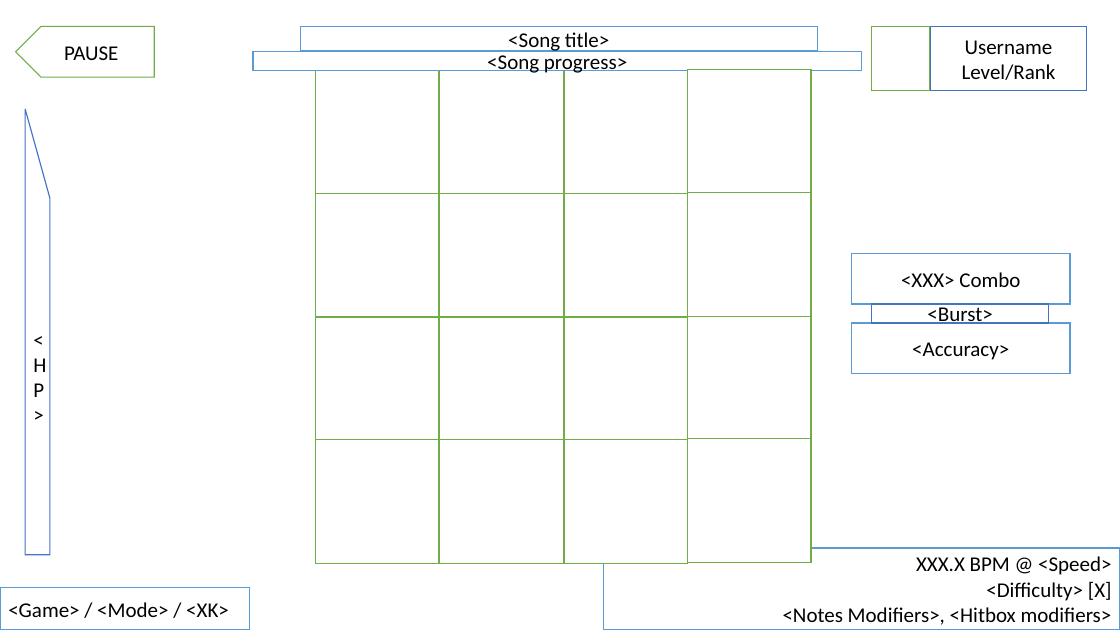
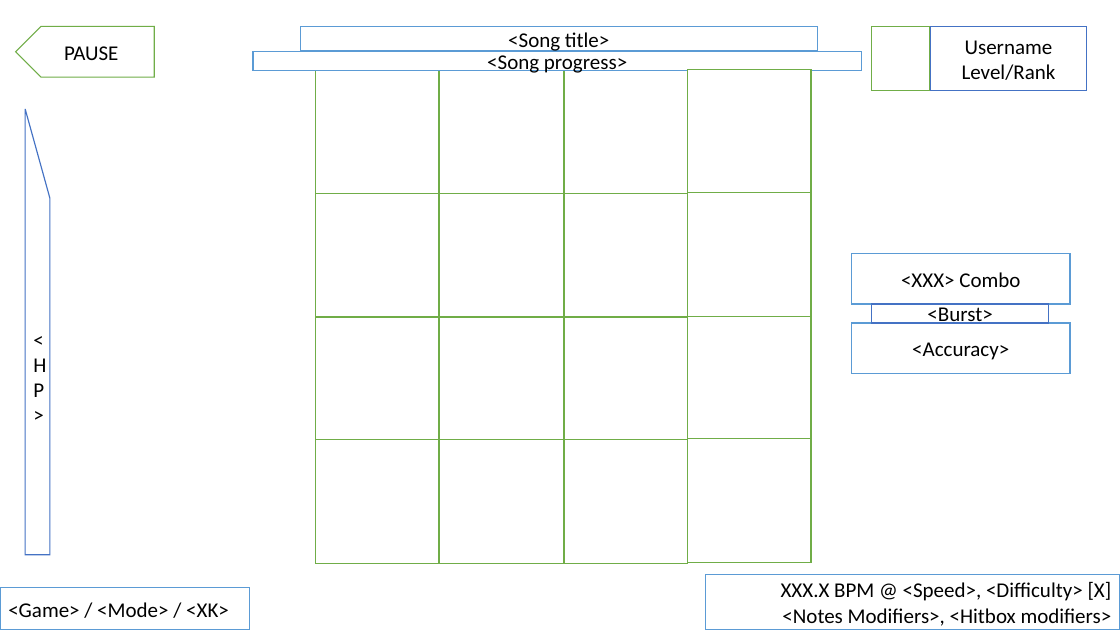
Before and after one commit to Ikeiwa/beats2, a slide deck: slide 16 of beats2/Docs/Beats2 - Design Spec.pptx (slide 23 before the commit). Drawn at 1120x630 pixels with LibreOffice and Linux fonts; fonts in the diff are those of the drawing. Boxes give left, top, right and bottom in pixels: in the first picture for what was removed or moved away, otherwise in the second. Text is boxed around its words. In the diff, an @@ line names an element or a change of style, - is before the commit and + after.

```diff
--- a/beats2/Docs/Beats2 - Design Spec.pptx
+++ b/beats2/Docs/Beats2 - Design Spec.pptx
@@ rectangle "XXX.X BPM @ <Speed>, <Difficulty> ...": place and size @@
-rectangle "XXX.X BPM @ <Speed>, <Difficulty> ..." at <box>603,548,1120,629</box>
+rectangle "XXX.X BPM @ <Speed>, <Difficulty> ..." at <box>706,575,1120,629</box>
@@ text in rectangle at <box>781,581,1112,626</box>: text changed @@
-XXX.X BPM @ <Speed>
-<Difficulty> [X]
-<Notes Modifiers>, <Hitbox modifiers>
+XXX.X BPM @ <Speed>, <Difficulty> [X]
+<Notes Modifiers>, <Hitbox modifiers>
```
Also in this commit, not shown: 17 other slides changed, 6 slides removed, 7 other files.
